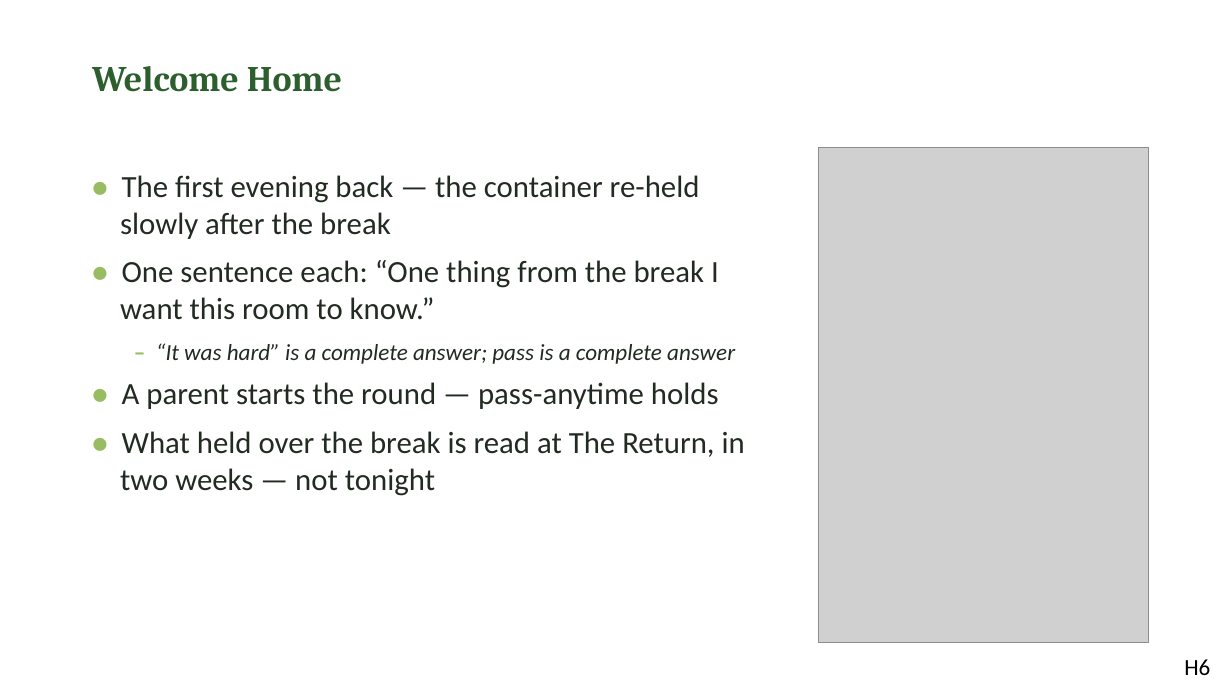
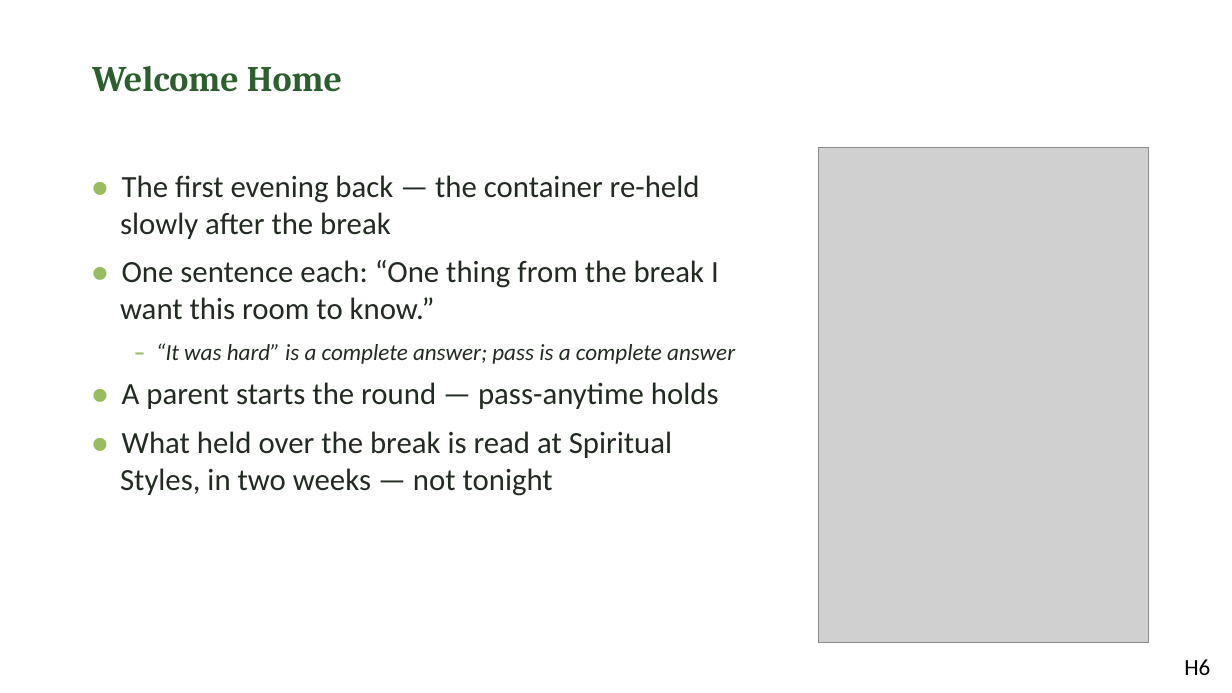
Before and after one commit to jgtittle-ministries/fellowship-of-the-heart-pilot-at-cca, a slide deck: slide 6 of docs/evening/materials/evening-09-slides.pptx. Drawn at 1232x693 pixels with LibreOffice and Linux fonts; fonts in the diff are those of the drawing; grey boxes stand for pictures. Boxes give left, top, right and bottom in pixels: in the first picture for what was removed or moved away, otherwise in the second. Text is boxed around its words. In the diff, an @@ line names an element or a change of style, - is before the commit and + after.

```diff
--- a/docs/evening/materials/evening-09-slides.pptx
+++ b/docs/evening/materials/evening-09-slides.pptx
@@ text at box(120, 431, 672, 496): text changed @@
-• What held over the break is read at The Return, in two weeks — not tonight
+• What held over the break is read at Spiritual Styles, in two weeks — not tonight
```
Also in this commit, not shown: 1 other slide changed, 58 other files.
